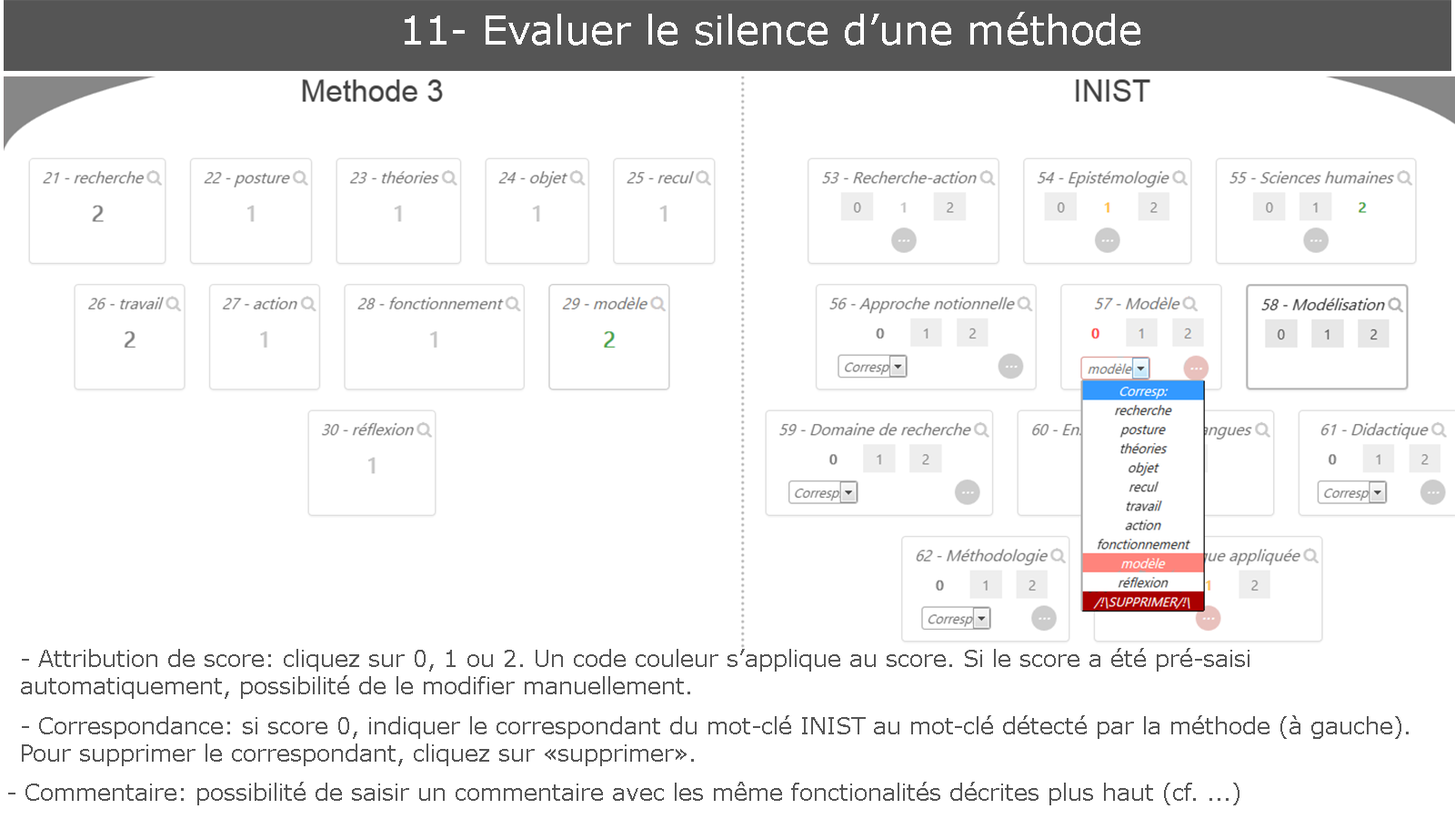
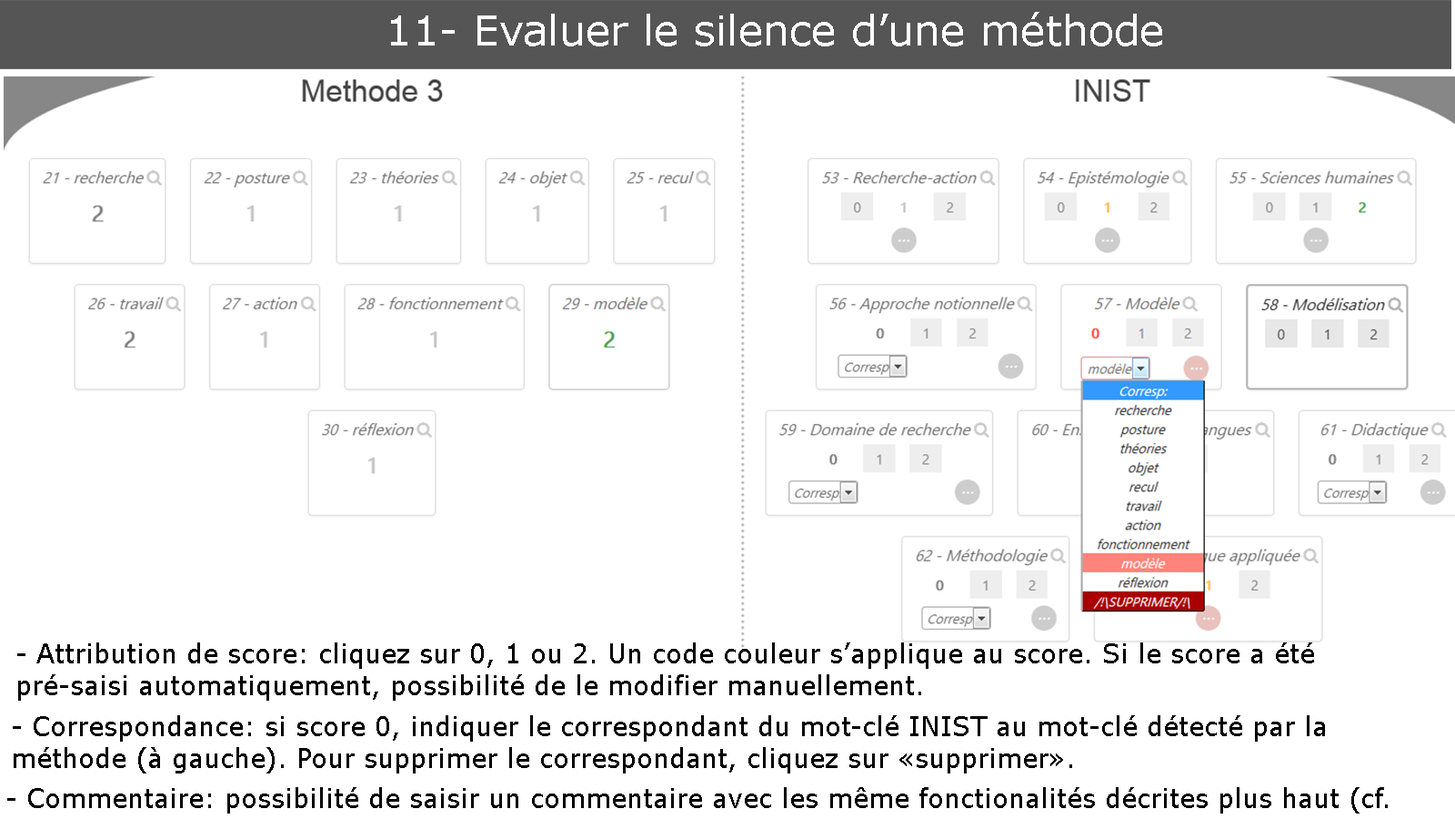
Revision of a layered 1455 × 819 image; what changed, layer by layer:
painted on "- Commentaire: possibilité de saisir un commentaire avec les mê" over [7, 781, 1389, 814]
painted on "- Correspondance: si score 0, indiquer le correspondant du mot-" over [12, 714, 1409, 774]
painted on "11- Evaluer le silence d’une méthode" over [391, 11, 1163, 47]
painted on "Calque 1" over [0, 0, 1452, 71]
painted on "- Attribution de score: cliquez sur 0, 1 ou 2. Un code couleur" over [17, 642, 1315, 701]
added layer "Calque 2" over [0, 0, 1452, 814]
